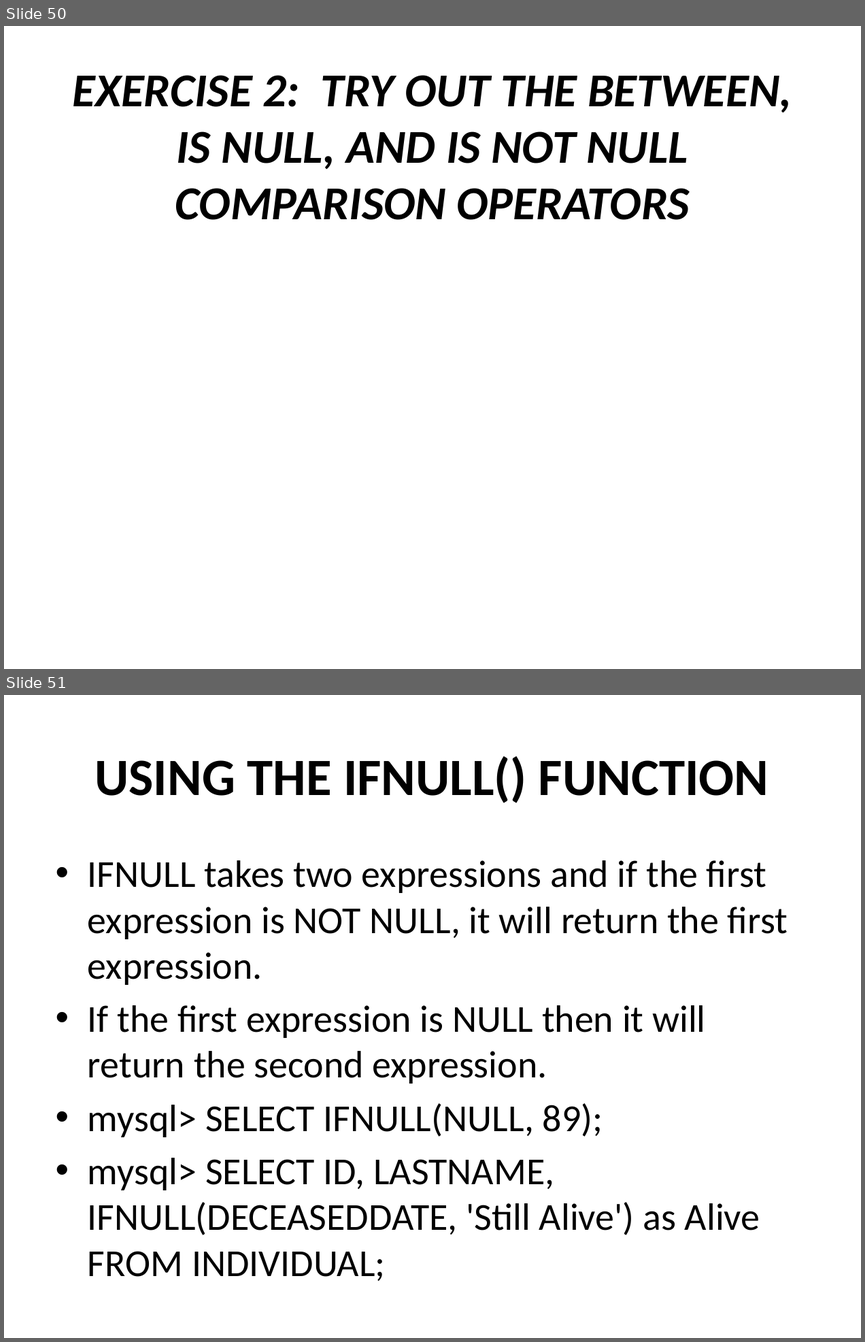
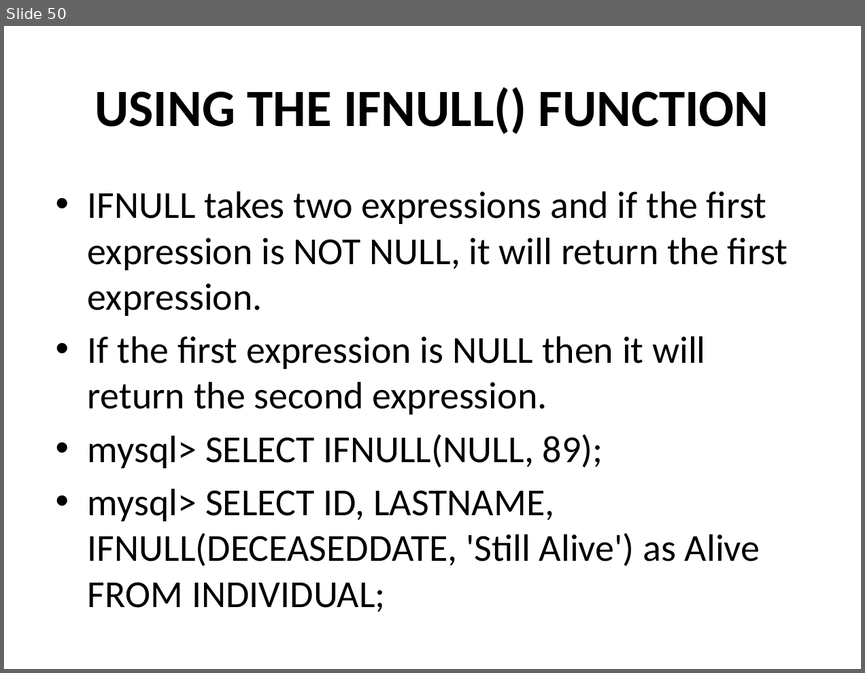
Before and after one commit to dchabala10/mysql101, a slide deck: Presentation/Intro_to_Relational_Databases_with_MySQL_Day4.pptx. Shown one above the other, each under a label of ours: slides 50 and 51 before the commit, slide 50 after it. The pictures are 865x1342 and 865x673 pixels, drawn with LibreOffice and Linux fonts; fonts in the diff are those of the drawing. Boxes give left, top, right and bottom in pixels: in the first picture for what was removed or moved away, otherwise in the second. Text is boxed around its words. In the diff, an @@ line names an element or a change of style, - is before the commit and + after.

```diff
--- a/Presentation/Intro_to_Relational_Databases_with_MySQL_Day4.pptx
+++ b/Presentation/Intro_to_Relational_Databases_with_MySQL_Day4.pptx
@@ slide 50 removed at (x1=4, y1=26, x2=861, y2=669), background #FFFFFF @@
@@ title removed at (x1=72, y1=75, x2=791, y2=220) @@
-EXERCISE 2: TRY OUT THE BETWEEN, IS NULL, AND IS NOT NULL COMPARISON OPERATORS
@@ what was slide 51 is now slide 50 @@
```
Also in this commit, not shown: 4 slides changed, 1 other file.
